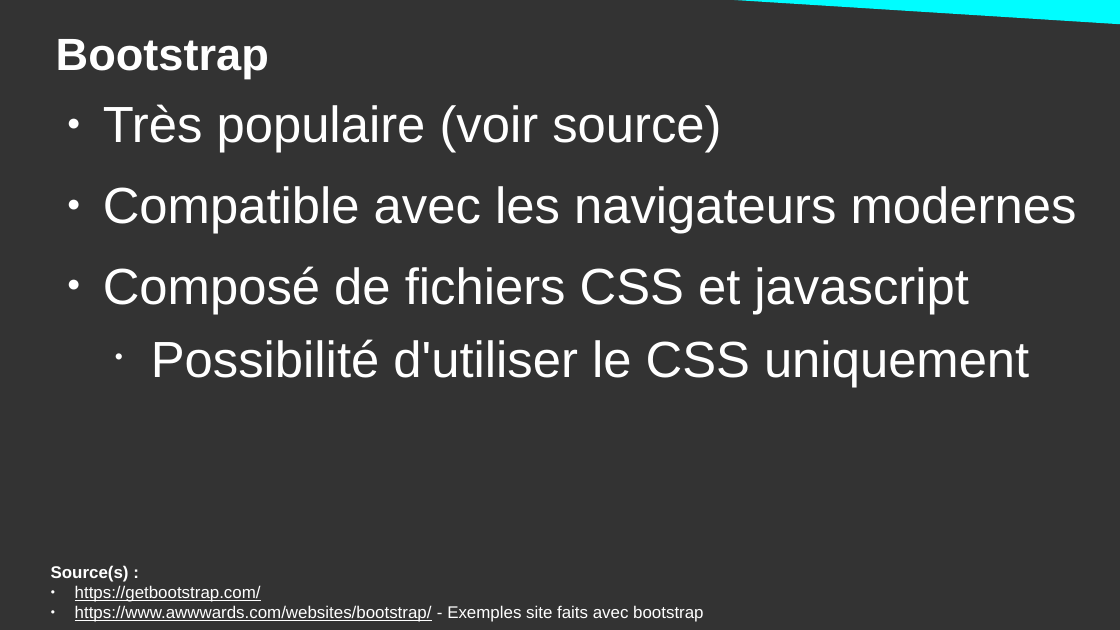
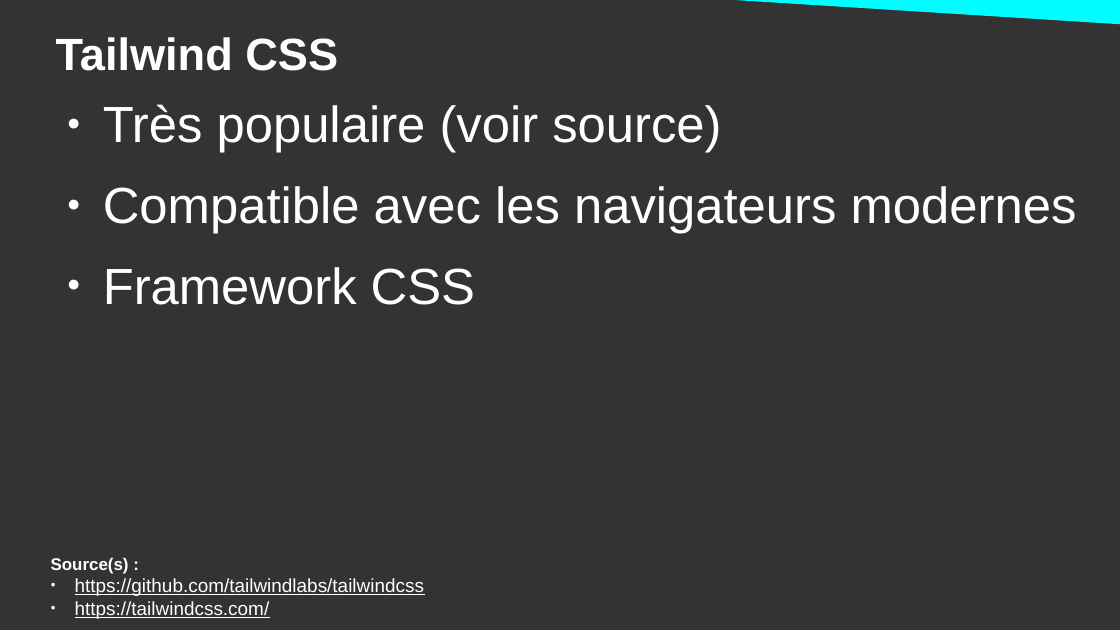
Before and after one commit to DanYellow/cours, a slide deck: slide 6 of integration-web-s2/cours-magistraux/numero-4/presentation.odp (slide 5 before the commit). Drawn at 1120x630 pixels with LibreOffice and Linux fonts; fonts in the diff are those of the drawing. Boxes give left, top, right and bottom in pixels: in the first picture for what was removed or moved away, otherwise in the second. Text is boxed around its words. In the diff, an @@ line names an element or a change of style, - is before the commit and + after.

```diff
--- a/integration-web-s2/cours-magistraux/numero-4/presentation.odp
+++ b/integration-web-s2/cours-magistraux/numero-4/presentation.odp
@@ title at (56,37,338,71): text changed @@
-Bootstrap
+Tailwind CSS
@@ text at (103,267,475,305): text changed @@
-● Composé de fichiers CSS et javascript
-  • Possibilité d'utiliser le CSS uniquement
+● Framework CSS
@@ text "Source(s) :": place and size @@
-text "Source(s) :" at (51,565,703,622)
+text "Source(s) :" at (51,557,424,619)
@@ text at (75,578,424,619): text changed; size 12 to 13.4 pt @@
-● https://getbootstrap.com/
-● https://www.awwwards.com/websites/bootstrap/ - Exemples site faits avec bootstrap
+● https://github.com/tailwindlabs/tailwindcss
+● https://tailwindcss.com/
```
Also in this commit, not shown: 2 other slides changed, 6 slides added, 10 slides removed, 46 other files.
